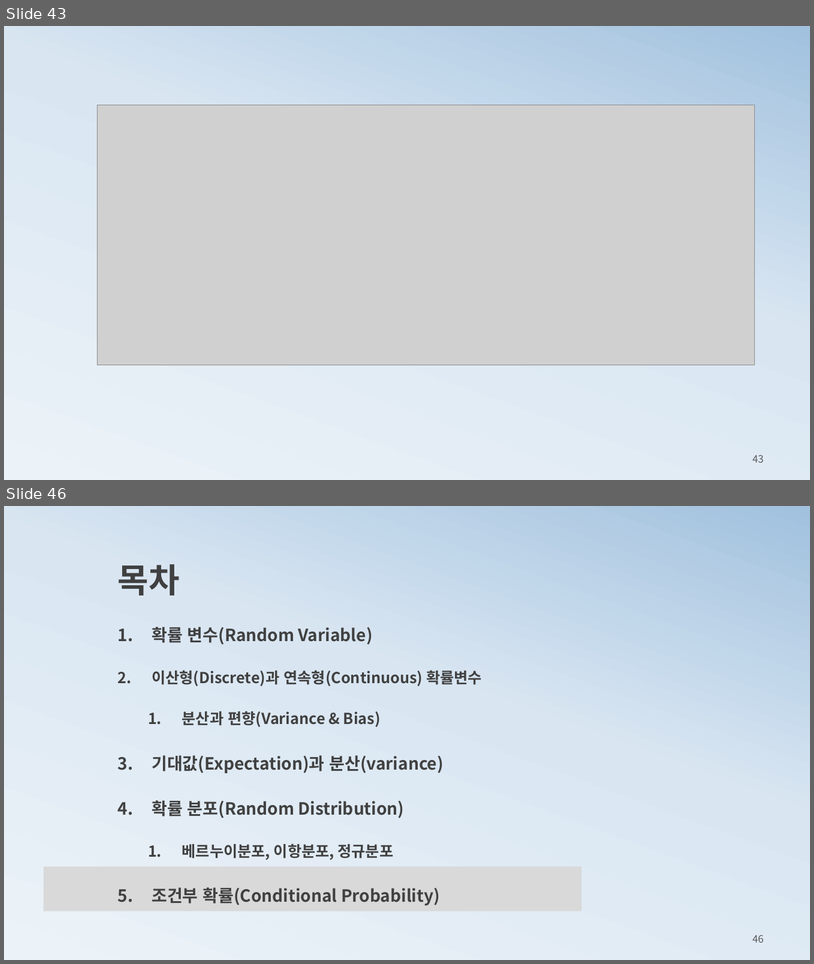
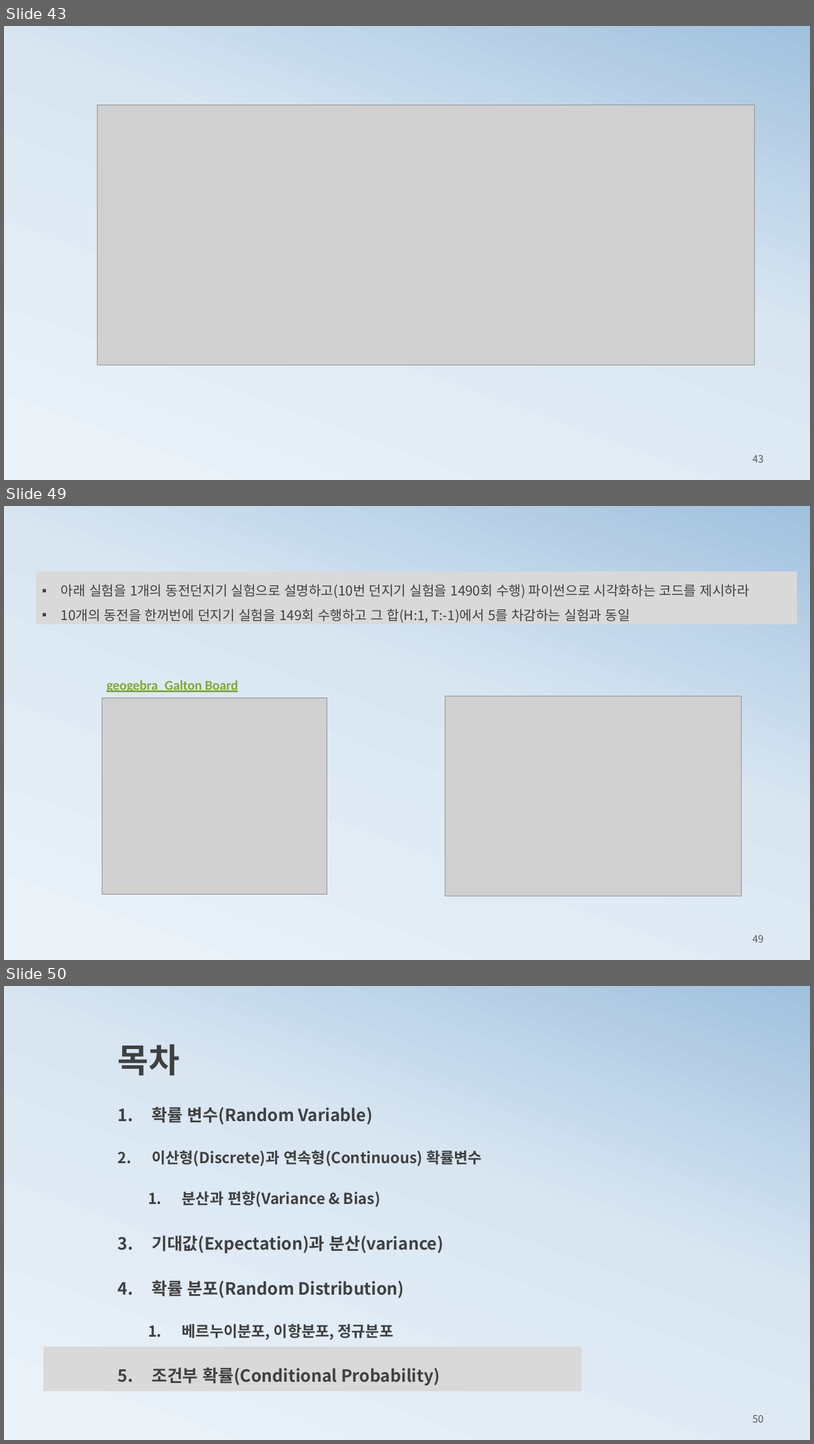
Before and after one commit to ancestor9/mathematics-for-machine-learning, a slide deck: 3_probability theory for machine learning.pptx. Shown one above the other, each under a label of ours: slides 43 and 46 before the commit, slides 43, 49 and 50 after it; the slides between them are not shown. The pictures are 814x964 and 814x1444 pixels, drawn with LibreOffice and Linux fonts; fonts in the diff are those of the drawing; grey boxes stand for pictures. Boxes give left, top, right and bottom in pixels: in the first picture for what was removed or moved away, otherwise in the second. Text is boxed around its words. In the diff, an @@ line names an element or a change of style, - is before the commit and + after.

```diff
--- a/3_probability theory for machine learning.pptx
+++ b/3_probability theory for machine learning.pptx
@@ slide 49 added at <box>4,506,810,960</box>, background gradient #ECF3F8 to #D9E6F2 to #A1C1DE @@
@@ rectangle added at <box>36,571,798,624</box>, fill #D9D9D9, 16 pt, text #404040 @@
+▪ 아래 실험을 1개의 동전던지기 실험으로 설명하고(10번 던지기 실험을 1490회 수행) 파이썬으로 시각화하는 코드를 제시하라
+▪ 10개의 동전을 한꺼번에 던지기 실험을 149회 수행하고 그 합(H:1, T:-1)에서 5를 차감하는 실험과 동일
@@ text added at <box>107,680,238,692</box>, 16 pt, text #7EA939, bold, underline @@
+geogebra_Galton Board
@@ picture added at <box>102,698,326,894</box> @@
@@ picture added at <box>445,696,741,896</box> @@
@@ page number added at <box>753,934,764,942</box>, 12 pt, text #595959 @@
+49
@@ what was slide 46 is now slide 50 @@
@@ page number at <box>753,1414,764,1422</box>: text changed @@
-46
+50
```
Also in this commit, not shown: 1 slide changed, 5 other slides added, 2 slides removed, 1 other file.
